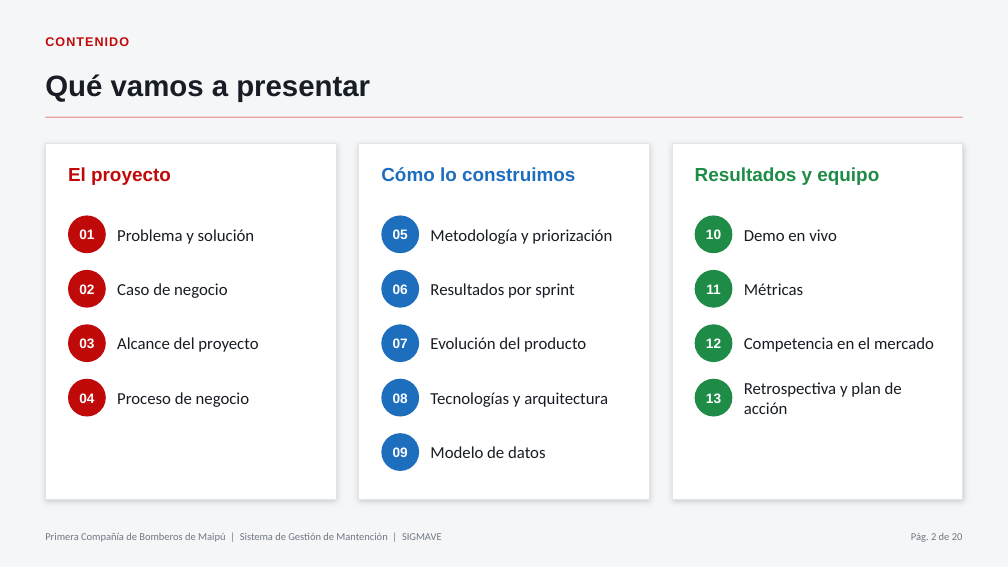
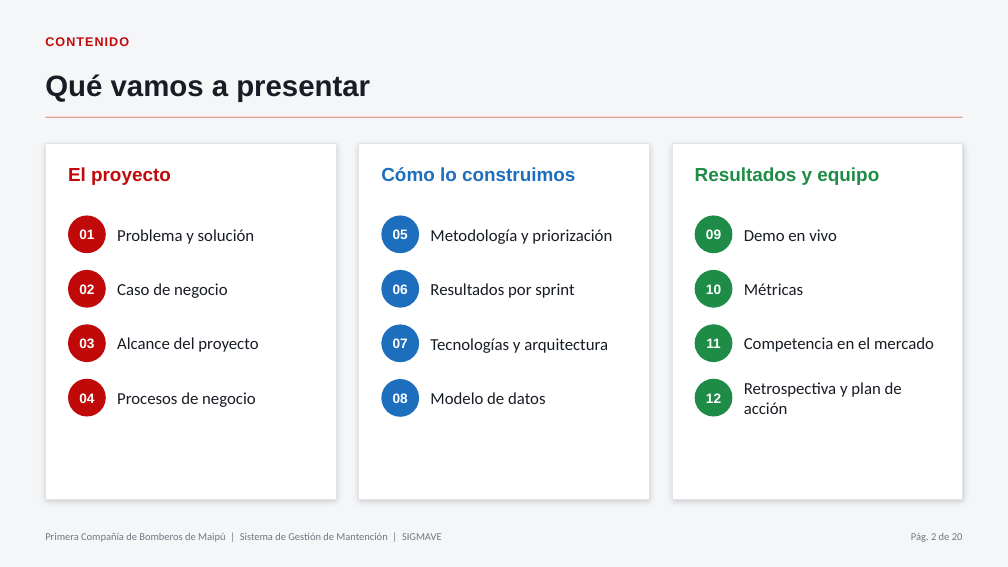
Before and after one commit to fonchoo/proyecto-capstone, a slide deck: slide 2 of Fase 2/Evidencias/Evidencia Grupal/presentacion_evaluacion_fase2_SIGMAVE.pptx. Drawn at 1008x567 pixels with LibreOffice and Linux fonts; fonts in the diff are those of the drawing. Boxes give left, top, right and bottom in pixels: in the first picture for what was removed or moved away, otherwise in the second. Text is boxed around its words. In the diff, an @@ line names an element or a change of style, - is before the commit and + after.

```diff
--- a/Fase 2/Evidencias/Evidencia Grupal/presentacion_evaluacion_fase2_SIGMAVE.pptx
+++ b/Fase 2/Evidencias/Evidencia Grupal/presentacion_evaluacion_fase2_SIGMAVE.pptx
@@ text "09": place and size @@
-text "09" at (393,447,408,457)
+text "09" at (706,229,721,239)
@@ text "Tecnologías y arquitectura": place and size @@
-text "Tecnologías y arquitectura" at (430,392,608,407)
+text "Tecnologías y arquitectura" at (430,338,608,353)
@@ 3 texts: place and size @@
-3 texts at (706,229,721,348)
+3 texts at (706,284,721,403)
@@ text removed at (430,337,586,352) @@
-Evolución del producto
@@ text "Modelo de datos": place and size @@
-text "Modelo de datos" at (430,446,546,458)
+text "Modelo de datos" at (430,392,546,404)
@@ text at (117,392,255,407): text changed @@
-Proceso de negocio
+Procesos de negocio
@@ ellipse removed at (381,433,419,471) @@
```
Also in this commit, not shown: 6 other slides changed, 1 slide added, 1 slide removed.
